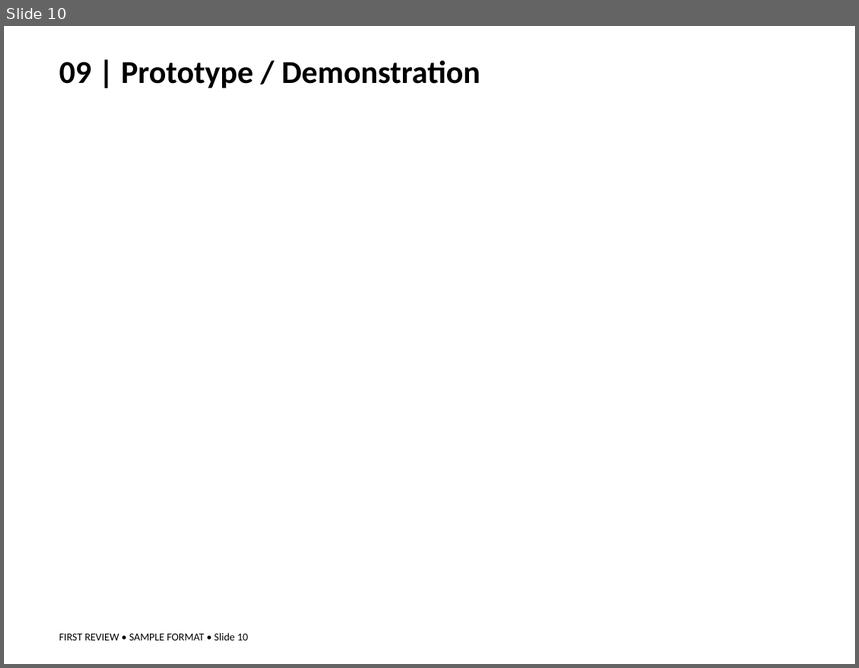
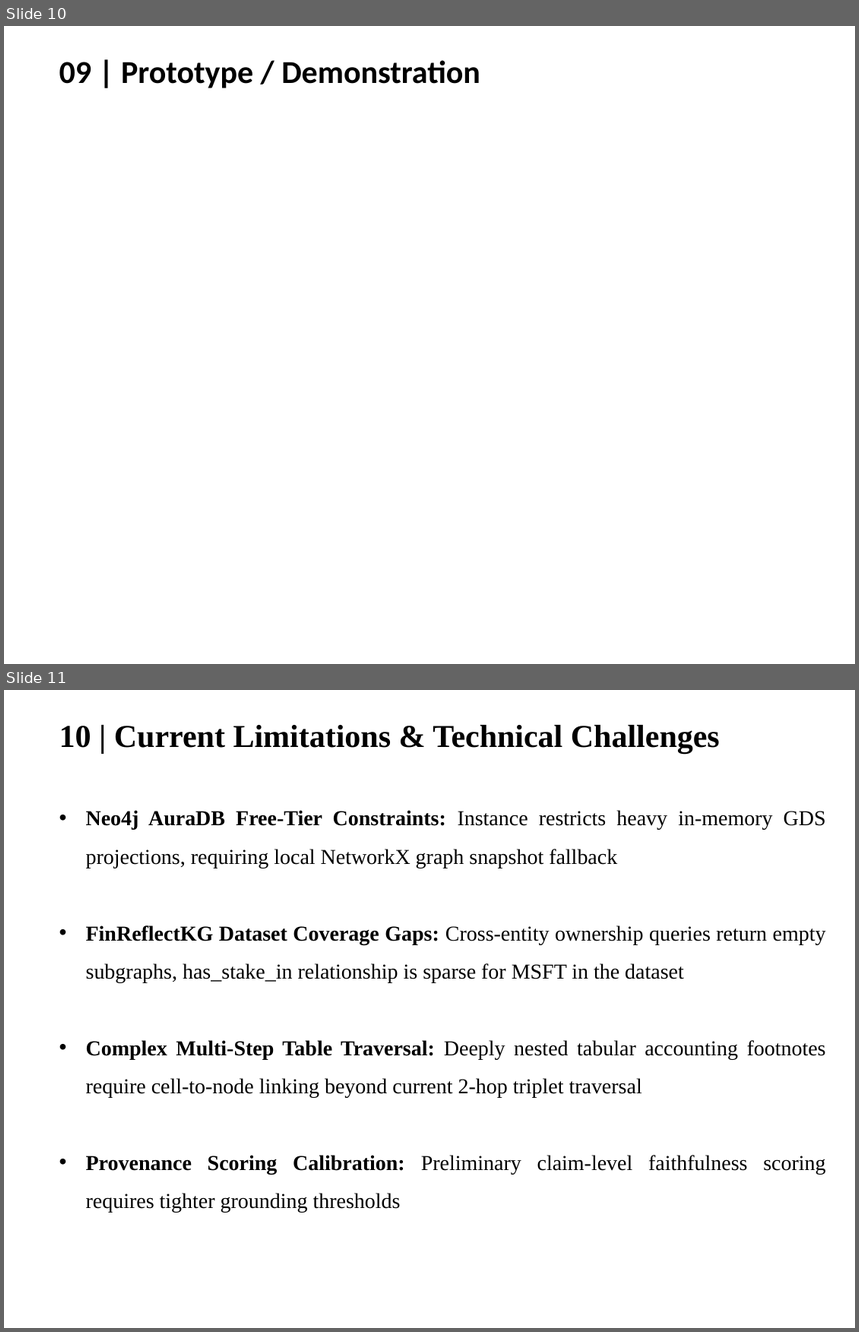
Before and after one commit to Harsha-Vardhan2005/graph-rag, a slide deck: Docs/First_Review_Sample_Presentation.pptx. Shown one above the other, each under a label of ours: slide 10 before the commit, slides 10 and 11 after it. The pictures are 859x668 and 859x1332 pixels, drawn with LibreOffice and Linux fonts; fonts in the diff are those of the drawing. Boxes give left, top, right and bottom in pixels: in the first picture for what was removed or moved away, otherwise in the second. Text is boxed around its words. In the diff, an @@ line names an element or a change of style, - is before the commit and + after.

```diff
--- a/Docs/First_Review_Sample_Presentation.pptx
+++ b/Docs/First_Review_Sample_Presentation.pptx
@@ slide 11 added at (4, 690, 855, 1328), background #FFFFFF @@
@@ text added at (59, 725, 720, 754), 27 pt, text #000000, bold @@
+10 | Current Limitations & Technical Challenges
@@ text added at (86, 810, 826, 1213), 18 pt, text #000000 @@
+• Neo4j AuraDB Free-Tier Constraints: Instance restricts heavy in-memory GDS projections, requiring local NetworkX graph snapshot fallback
+• FinReflectKG Dataset Coverage Gaps: Cross-entity ownership queries return empty subgraphs, has_stake_in relationship is sparse for MSFT in the dataset
+• Complex Multi-Step Table Traversal: Deeply nested tabular accounting footnotes require cell-to-node linking beyond current 2-hop triplet traversal
+• Provenance Scoring Calibration: Preliminary claim-level faithfulness scoring requires tighter grounding thresholds
@@ slide 10 changed as well @@
@@ text removed at (59, 633, 248, 641) @@
-FIRST REVIEW • SAMPLE FORMAT • Slide 10
```
Also in this commit, not shown: 2 other slides changed, 11 other slides added, 12 slides removed, 4 other files.
